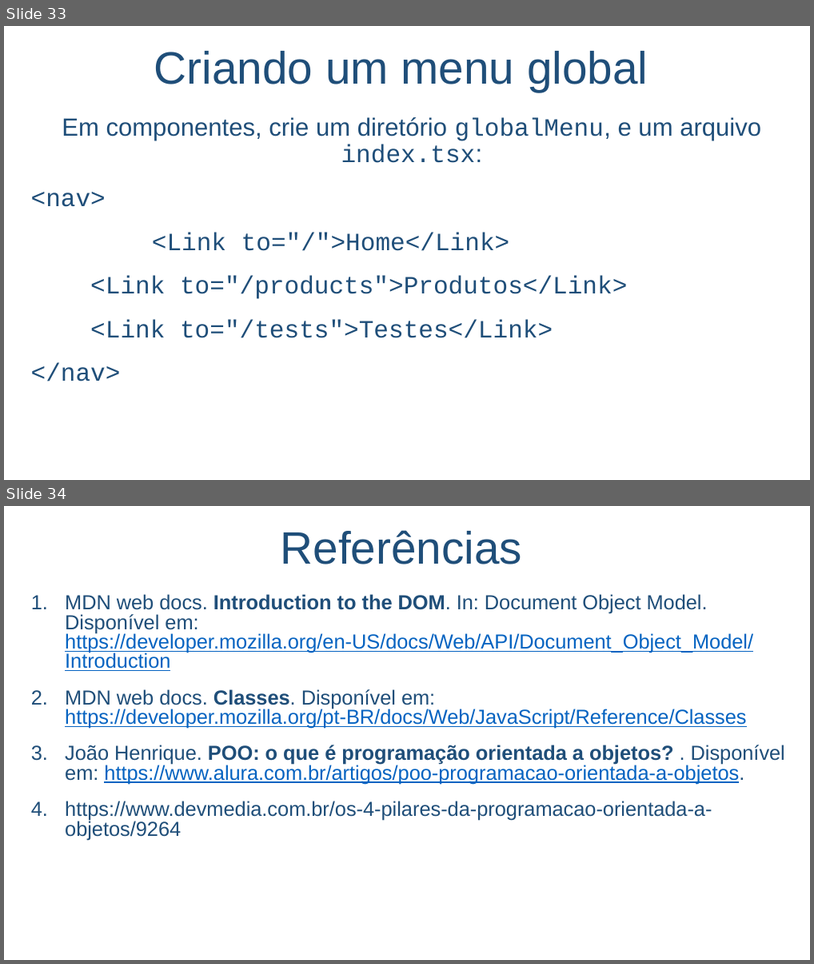
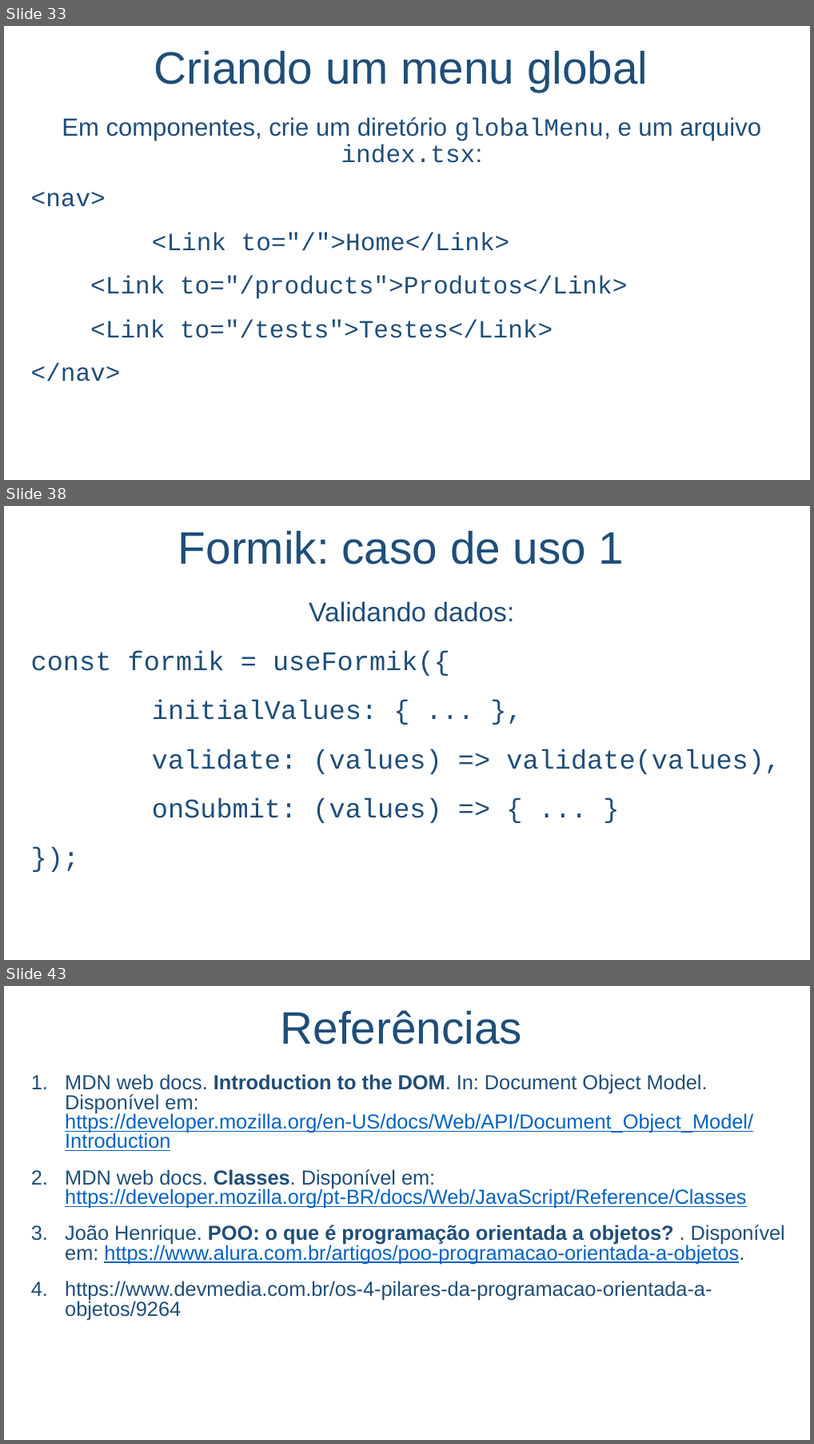
Before and after one commit to salmo-jr/public-slides, a slide deck: React.pptx. Shown one above the other, each under a label of ours: slides 33 and 34 before the commit, slides 33, 38 and 43 after it; the slides between them are not shown. The pictures are 814x964 and 814x1444 pixels, drawn with LibreOffice and Linux fonts; fonts in the diff are those of the drawing; background and template pictures are left out. Boxes give left, top, right and bottom in pixels: in the first picture for what was removed or moved away, otherwise in the second. Text is boxed around its words. In the diff, an @@ line names an element or a change of style, - is before the commit and + after.

```diff
--- a/React.pptx
+++ b/React.pptx
@@ slide 38 added at (x1=4, y1=506, x2=810, y2=960), background picture (left out) @@
@@ text added at (x1=178, y1=531, x2=625, y2=564), 54 pt, text #1F4E79 @@
+Formik: caso de uso 1
@@ text added at (x1=31, y1=601, x2=781, y2=823), 32 pt, text #1F4E79 @@
+Validando dados:
+const formik = useFormik({
+initialValues: { ... },
+validate: (values) => validate(values),
+onSubmit: (values) => { ... }
+});
@@ what was slide 34 is now slide 43 @@
```
Also in this commit, not shown: 1 slide changed, 8 other slides added, 1 other file.
